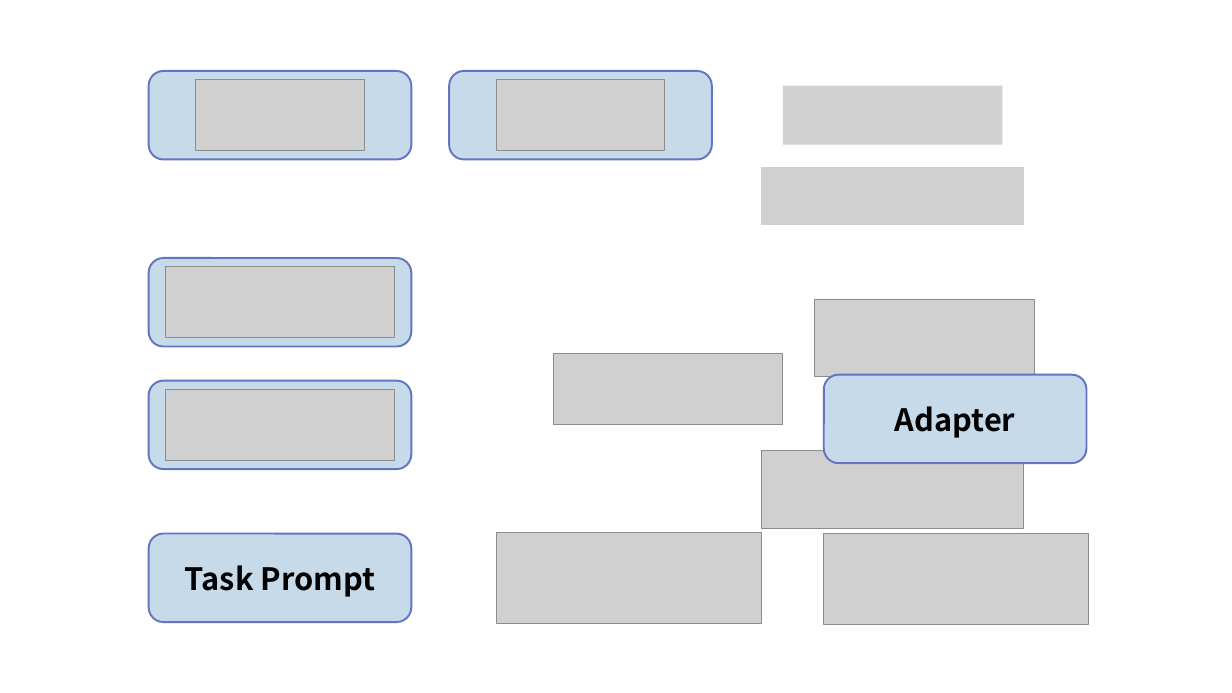
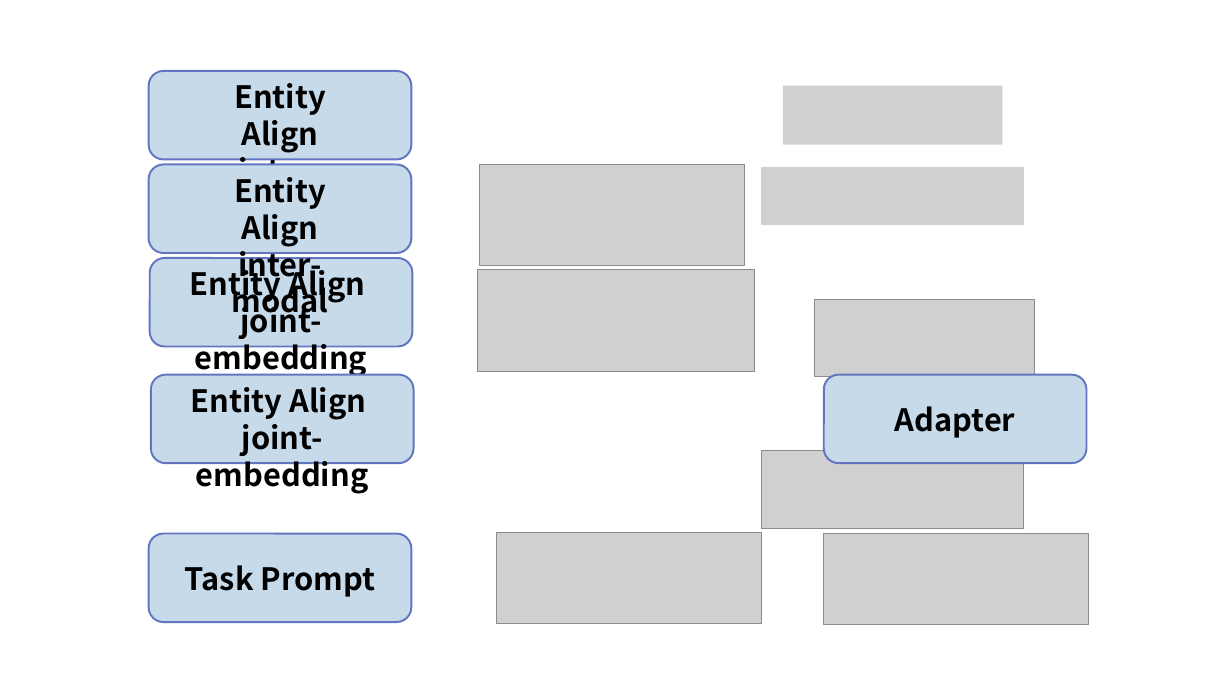
Before and after one commit to lynnkyle/Draw, a slide deck: slide 31 of 科研作图.pptx. Drawn at 1232x693 pixels with LibreOffice and Linux fonts; fonts in the diff are those of the drawing; grey boxes stand for pictures. Boxes give left, top, right and bottom in pixels: in the first picture for what was removed or moved away, otherwise in the second. Text is boxed around its words. In the diff, an @@ line names an element or a change of style, - is before the commit and + after.

Commit message:
10_commit

```diff
--- a/科研作图.pptx
+++ b/科研作图.pptx
@@ picture removed at [196,79,364,151] @@
@@ text added at [232,83,329,228], 24 pt, text #000000, bold @@
+Entity Align
+inter-modal
@@ picture removed at [496,79,665,151] @@
@@ rounded rectangle: place and size @@
-rounded rectangle at [449,71,712,160]
+rounded rectangle at [149,165,411,253]
@@ text added at [232,177,329,321], 24 pt, text #000000, bold @@
+Entity Align
+inter-modal
@@ picture added at [480,165,744,266] @@
@@ picture removed at [165,266,396,337] @@
@@ text added at [190,264,367,376], 24 pt, text #000000, bold @@
+Entity Align
+joint-embedding
@@ picture added at [478,270,754,372] @@
@@ picture removed at [554,353,784,424] @@
@@ rounded rectangle: place and size @@
-rounded rectangle at [149,381,411,470]
+rounded rectangle at [151,374,413,463]
@@ picture removed at [165,389,396,460] @@
@@ text added at [191,387,368,494], 24 pt, text #000000, bold @@
+Entity Align
+joint-embedding
```
Also in this commit, not shown: 1 other slide changed.
